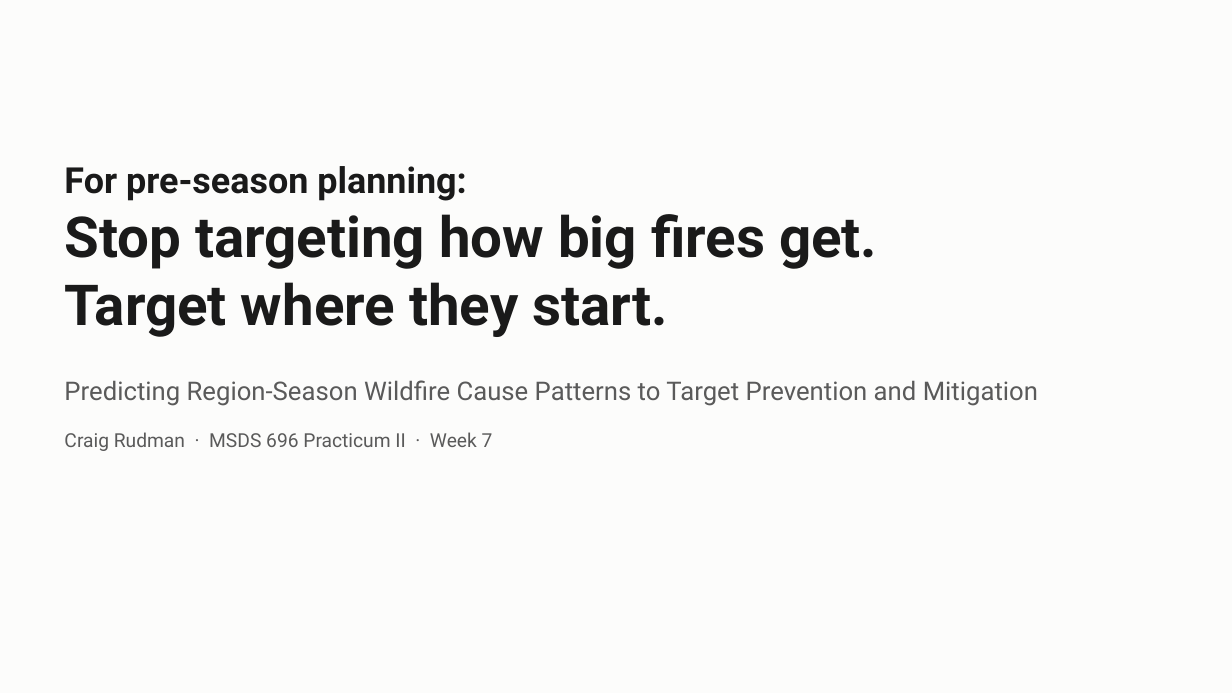
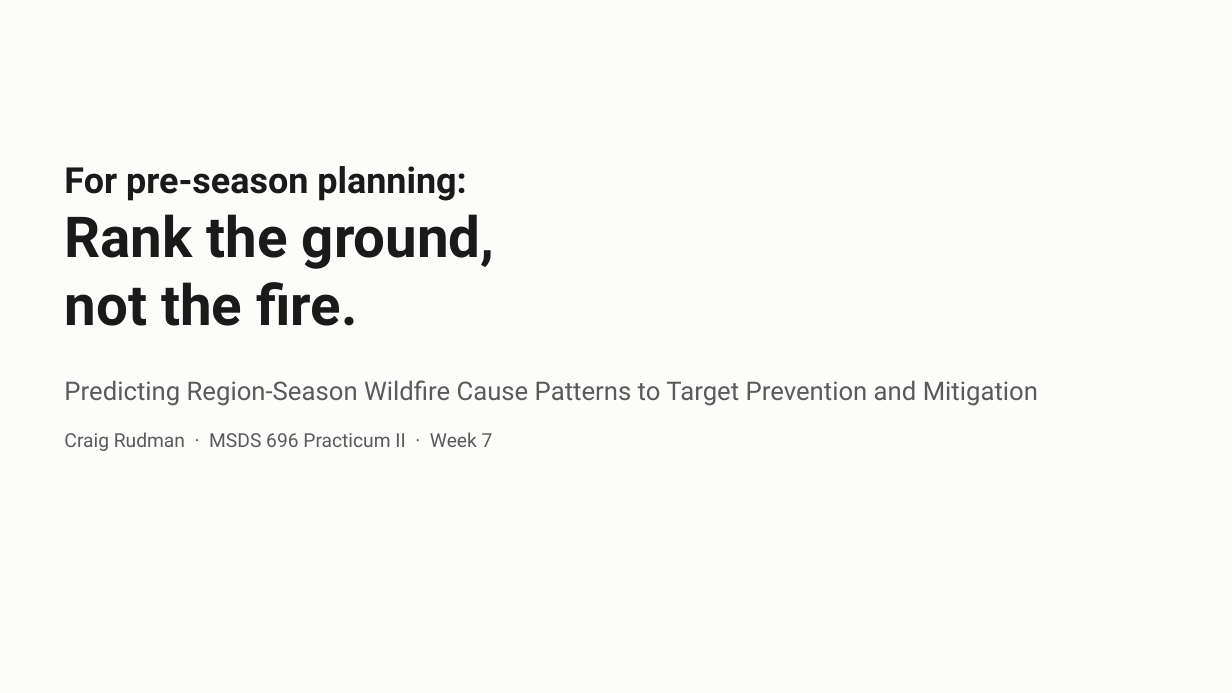
Before and after one commit to craig-rudman/MSDS696, a slide deck: slide 1 of coursework/W7/MSDS696_W7_Deck.pptx. Drawn at 1232x693 pixels with LibreOffice and Linux fonts; fonts in the diff are those of the drawing. Boxes give left, top, right and bottom in pixels: in the first picture for what was removed or moved away, otherwise in the second. Text is boxed around its words. In the diff, an @@ line names an element or a change of style, - is before the commit and + after.

```diff
--- a/coursework/W7/MSDS696_W7_Deck.pptx
+++ b/coursework/W7/MSDS696_W7_Deck.pptx
@@ text at (64,214,495,326): text changed @@
-Stop targeting how big fires get.
-Target where they start.
+Rank the ground,
+not the fire.
```
Also in this commit, not shown: 3 other slides changed, 1 slide added, 2 other files.
